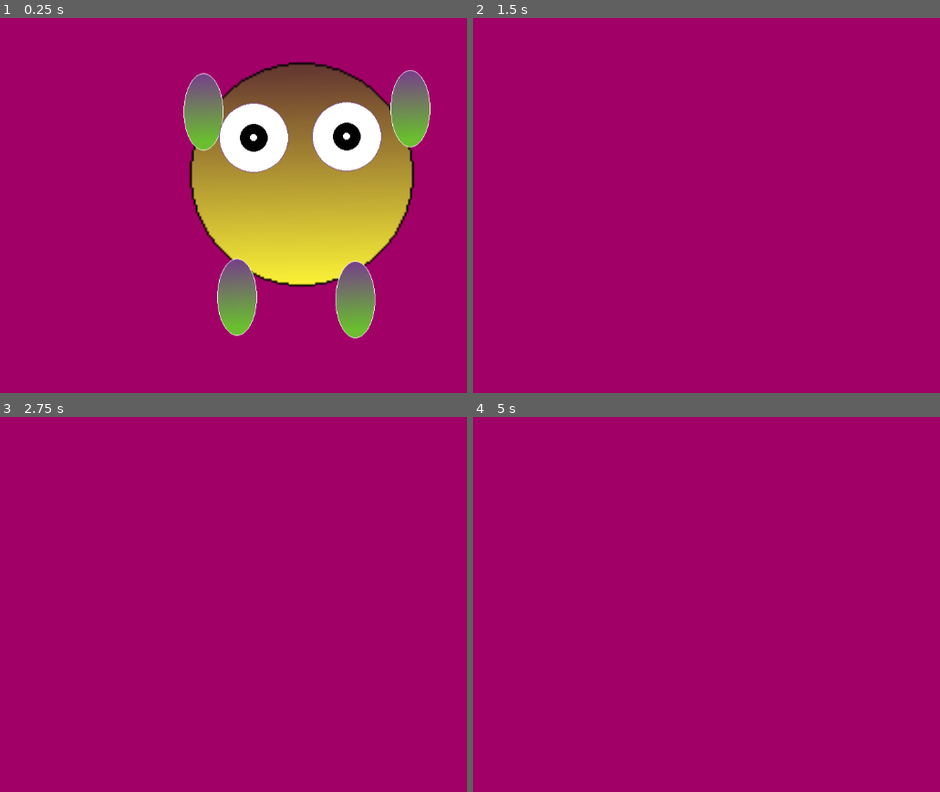
Above: before the commit, frames 1-4 (two rows, left to right).
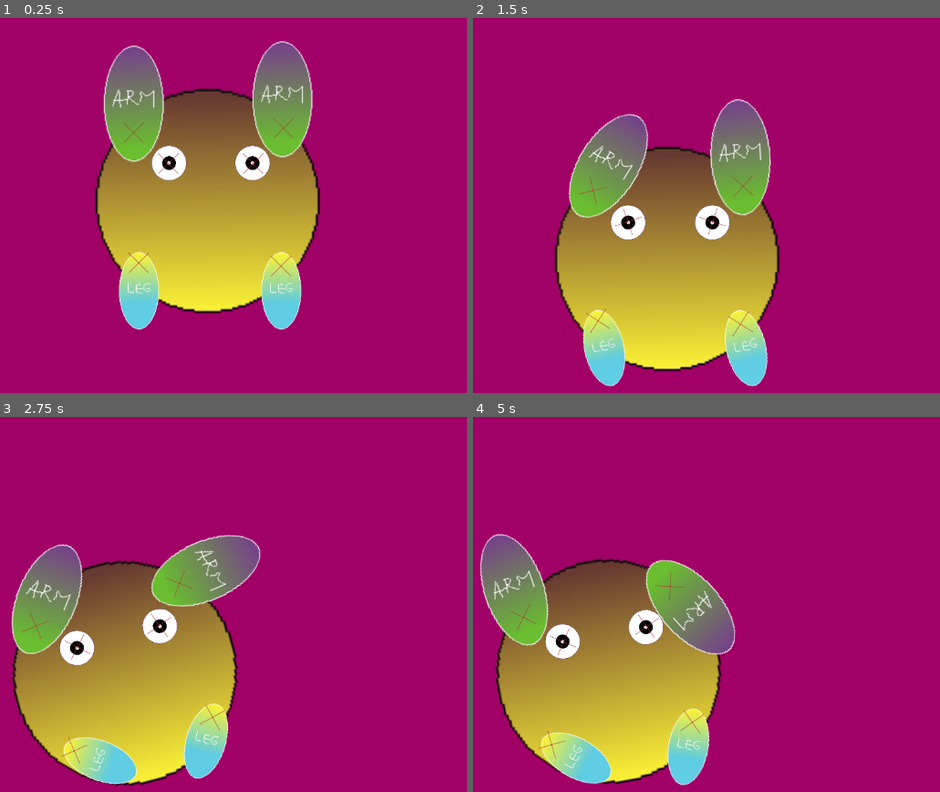
Above: after the commit, the same moments.

Repository: pigslyer/blobmalgam
Game: Godot game, scene res://src/ragdoll/ragdoll_test.tscn
Same seed, same stepped clock (60 frames per second), same inputs: the game is played once before the commit and once after it. The project has no main scene, so this scene is started directly.
Inputs:
- Up to frame 1 (0.25 s): no input
- Up to frame 2 (1.5 s): no input
- Up to frame 3 (2.75 s): no input
- Up to frame 4 (5 s): no input

The runs differ from the first frame. In frame 1, 35% of the frame differs, in the area x 20-93%, y 6-86%; in frame 2, 28%; in frame 3, 27%; in frame 4, 27%.

Commit message:
Set up basic ragdoll

Diff:
--- a/src/ragdoll/ragdoll_test.tscn
+++ b/src/ragdoll/ragdoll_test.tscn
@@ -1,8 +1,47 @@
-[gd_scene load_steps=4 format=3 uid="uid://dr8gqj0fhirmi"]
+[gd_scene load_steps=16 format=3 uid="uid://dr8gqj0fhirmi"]
 
 [ext_resource type="Texture2D" uid="uid://55tlyu4pohpp" path="res://src/ragdoll/placeholder/blob.png" id="1_68s6d"]
-[ext_resource type="Texture2D" uid="uid://de5owrexu2dyn" path="res://src/ragdoll/placeholder/limb.png" id="2_324do"]
+[ext_resource type="Texture2D" uid="uid://dymh67eesie1i" path="res://src/ragdoll/placeholder/arm.png" id="2_cpj3v"]
 [ext_resource type="Texture2D" uid="uid://b2pele6gfaq5s" path="res://src/ragdoll/placeholder/eye.png" id="3_3yyfd"]
+[ext_resource type="Texture2D" uid="uid://cxbqh3a4jai4r" path="res://src/ragdoll/placeholder/handle.png" id="3_a0xsk"]
+[ext_resource type="Texture2D" uid="uid://j36va0usfkch" path="res://src/ragdoll/placeholder/leg.png" id="4_jqxyt"]
+
+[sub_resource type="CircleShape2D" id="CircleShape2D_r87p4"]
+radius = 173.3
+
+[sub_resource type="CapsuleShape2D" id="CapsuleShape2D_45xii"]
+radius = 45.97
+height = 183.18
+
+[sub_resource type="CapsuleShape2D" id="CapsuleShape2D_no6fa"]
+radius = 45.97
+height = 183.18
+
+[sub_resource type="CapsuleShape2D" id="CapsuleShape2D_c3vt4"]
+radius = 25.69
+height = 120.31
+
+[sub_resource type="CapsuleShape2D" id="CapsuleShape2D_tagjt"]
+radius = 25.69
+height = 120.31
+
+[sub_resource type="CircleShape2D" id="CircleShape2D_u37pn"]
+radius = 26.96
+
+[sub_resource type="WorldBoundaryShape2D" id="WorldBoundaryShape2D_ocjks"]
+distance = 13.0
+
+[sub_resource type="WorldBoundaryShape2D" id="WorldBoundaryShape2D_8epwm"]
+normal = Vector2(0, 1)
+distance = 13.0
+
+[sub_resource type="WorldBoundaryShape2D" id="WorldBoundaryShape2D_otwlb"]
+normal = Vector2(-1, 0)
+distance = -992.0
+
+[sub_resource type="WorldBoundaryShape2D" id="WorldBoundaryShape2D_2vbca"]
+normal = Vector2(1, 0)
+distance = 97.0
 
 [node name="RagdollTest" type="Node2D"]
 
@@ -17,62 +56,140 @@
 color = Color(0.630643, 3.85046e-06, 0.403401, 1)
 
 [node name="PlayerAmalgam" type="Node2D" parent="."]
+position = Vector2(335, 319)
 
 [node name="Blob" type="RigidBody2D" parent="PlayerAmalgam"]
-position = Vector2(483, 277)
+position = Vector2(-1, 0)
 
 [node name="CollisionShape2D" type="CollisionShape2D" parent="PlayerAmalgam/Blob"]
+shape = SubResource("CircleShape2D_r87p4")
 
 [node name="Sprite2D" type="Sprite2D" parent="PlayerAmalgam/Blob"]
 scale = Vector2(3, 3)
 texture = ExtResource("1_68s6d")
 
 [node name="Limb-Arm" type="RigidBody2D" parent="PlayerAmalgam"]
-position = Vector2(328, 175)
+position = Vector2(-117, -157)
 
 [node name="CollisionShape2D" type="CollisionShape2D" parent="PlayerAmalgam/Limb-Arm"]
+shape = SubResource("CapsuleShape2D_45xii")
 
 [node name="Sprite2D" type="Sprite2D" parent="PlayerAmalgam/Limb-Arm"]
-texture = ExtResource("2_324do")
+scale = Vector2(1.5, 1.5)
+texture = ExtResource("2_cpj3v")
+
+[node name="PinJoint2D" type="PinJoint2D" parent="PlayerAmalgam/Limb-Arm"]
+position = Vector2(-1, 46)
+node_a = NodePath("../../Blob")
+node_b = NodePath("..")
+
+[node name="LimbHandle" type="Sprite2D" parent="PlayerAmalgam/Limb-Arm/PinJoint2D"]
+texture = ExtResource("3_a0xsk")
 
 [node name="Limb-Arm2" type="RigidBody2D" parent="PlayerAmalgam"]
-position = Vector2(655, 170)
+position = Vector2(118, -164)
 
 [node name="CollisionShape2D" type="CollisionShape2D" parent="PlayerAmalgam/Limb-Arm2"]
+shape = SubResource("CapsuleShape2D_no6fa")
 
 [node name="Sprite2D" type="Sprite2D" parent="PlayerAmalgam/Limb-Arm2"]
-texture = ExtResource("2_324do")
+scale = Vector2(1.5, 1.5)
+texture = ExtResource("2_cpj3v")
+
+[node name="PinJoint2D2" type="PinJoint2D" parent="PlayerAmalgam/Limb-Arm2"]
+position = Vector2(1, 46)
+node_a = NodePath("../../Blob")
+node_b = NodePath("..")
+
+[node name="LimbHandle" type="Sprite2D" parent="PlayerAmalgam/Limb-Arm2/PinJoint2D2"]
+texture = ExtResource("3_a0xsk")
 
 [node name="Limb-Leg" type="RigidBody2D" parent="PlayerAmalgam"]
-position = Vector2(568, 472)
+position = Vector2(-109, 139)
 
-[node name="CollisionShape2D" type="CollisionShape2D" parent="PlayerAmalgam/Limb-Leg"]
+[node name="CollisionShape2D2" type="CollisionShape2D" parent="PlayerAmalgam/Limb-Leg"]
+shape = SubResource("CapsuleShape2D_c3vt4")
 
 [node name="Sprite2D" type="Sprite2D" parent="PlayerAmalgam/Limb-Leg"]
-texture = ExtResource("2_324do")
+texture = ExtResource("4_jqxyt")
+
+[node name="PinJoint2D5" type="PinJoint2D" parent="PlayerAmalgam/Limb-Leg"]
+position = Vector2(-1, -44)
+node_a = NodePath("../../Blob")
+node_b = NodePath("..")
+
+[node name="LimbHandle" type="Sprite2D" parent="PlayerAmalgam/Limb-Leg/PinJoint2D5"]
+texture = ExtResource("3_a0xsk")
 
 [node name="Limb-Leg2" type="RigidBody2D" parent="PlayerAmalgam"]
-position = Vector2(381, 468)
+position = Vector2(116, 139)
 
 [node name="CollisionShape2D" type="CollisionShape2D" parent="PlayerAmalgam/Limb-Leg2"]
+shape = SubResource("CapsuleShape2D_tagjt")
 
 [node name="Sprite2D" type="Sprite2D" parent="PlayerAmalgam/Limb-Leg2"]
-texture = ExtResource("2_324do")
+texture = ExtResource("4_jqxyt")
+
+[node name="PinJoint2D4" type="PinJoint2D" parent="PlayerAmalgam/Limb-Leg2"]
+position = Vector2(-1, -39)
+node_a = NodePath("../../Blob")
+node_b = NodePath("..")
+
+[node name="LimbHandle" type="Sprite2D" parent="PlayerAmalgam/Limb-Leg2/PinJoint2D4"]
+texture = ExtResource("3_a0xsk")
 
 [node name="Limb-Eye" type="RigidBody2D" parent="PlayerAmalgam"]
-position = Vector2(407, 216)
-scale = Vector2(0.5, 0.5)
+position = Vector2(-62, -63)
 
 [node name="CollisionShape2D" type="CollisionShape2D" parent="PlayerAmalgam/Limb-Eye"]
+shape = SubResource("CircleShape2D_u37pn")
 
 [node name="Sprite2D" type="Sprite2D" parent="PlayerAmalgam/Limb-Eye"]
+scale = Vector2(0.5, 0.5)
 texture = ExtResource("3_3yyfd")
 
+[node name="PinJoint2D6" type="PinJoint2D" parent="PlayerAmalgam/Limb-Eye"]
+position = Vector2(-1, 1)
+node_a = NodePath("../../Blob")
+node_b = NodePath("..")
+
+[node name="LimbHandle" type="Sprite2D" parent="PlayerAmalgam/Limb-Eye/PinJoint2D6"]
+texture = ExtResource("3_a0xsk")
+
 [node name="Limb-Eye2" type="RigidBody2D" parent="PlayerAmalgam"]
-position = Vector2(554, 214)
-scale = Vector2(0.5, 0.5)
+position = Vector2(70, -63)
 
-[node name="CollisionShape2D" type="CollisionShape2D" parent="PlayerAmalgam/Limb-Eye2"]
+[node name="CollisionShape2D2" type="CollisionShape2D" parent="PlayerAmalgam/Limb-Eye2"]
+shape = SubResource("CircleShape2D_u37pn")
 
 [node name="Sprite2D" type="Sprite2D" parent="PlayerAmalgam/Limb-Eye2"]
+scale = Vector2(0.5, 0.5)
 texture = ExtResource("3_3yyfd")
+
+[node name="PinJoint2D7" type="PinJoint2D" parent="PlayerAmalgam/Limb-Eye2"]
+position = Vector2(1, 1)
+node_a = NodePath("../../Blob")
+node_b = NodePath("..")
+
+[node name="LimbHandle" type="Sprite2D" parent="PlayerAmalgam/Limb-Eye2/PinJoint2D7"]
+texture = ExtResource("3_a0xsk")
+
+[node name="Joints" type="Node2D" parent="PlayerAmalgam"]
+
+[node name="WorldBoundary" type="StaticBody2D" parent="."]
+
+[node name="Bottom" type="CollisionShape2D" parent="WorldBoundary"]
+position = Vector2(575.5, 649)
+shape = SubResource("WorldBoundaryShape2D_ocjks")
+
+[node name="Top" type="CollisionShape2D" parent="WorldBoundary"]
+position = Vector2(575.5, -4)
+shape = SubResource("WorldBoundaryShape2D_8epwm")
+
+[node name="Right" type="CollisionShape2D" parent="WorldBoundary"]
+position = Vector2(151, 335)
+shape = SubResource("WorldBoundaryShape2D_otwlb")
+
+[node name="Left" type="CollisionShape2D" parent="WorldBoundary"]
+position = Vector2(-86, 335)
+shape = SubResource("WorldBoundaryShape2D_2vbca")
Binary file added: src/ragdoll/placeholder/arm.png
Not shown, added: src/ragdoll/placeholder/arm.png.import
Binary file added: src/ragdoll/placeholder/handle.png
Not shown, added: src/ragdoll/placeholder/handle.png.import
Binary file added: src/ragdoll/placeholder/leg.png
Not shown, added: src/ragdoll/placeholder/leg.png.import
